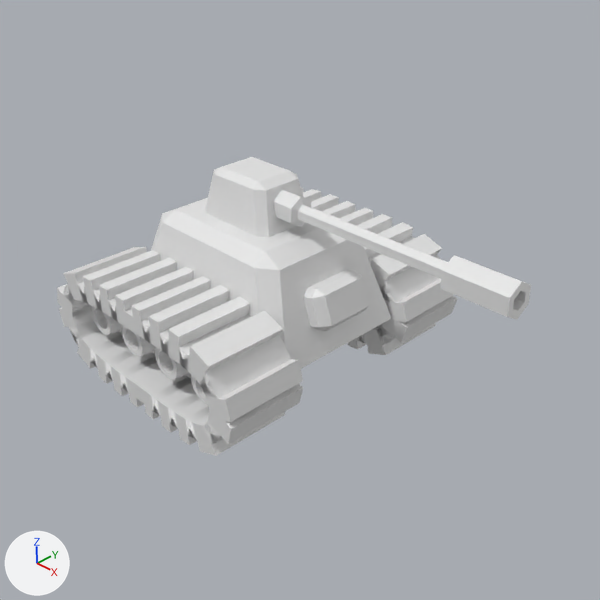
The Blender file NES/Battle City/Player/Tank Player.blend: old version first, new version second.
The view is the same before and after, from the file's camera 'Camera'. Lighting does not change. The marker at lower left points along +X, +Y and +Z.

The first picture shows 'Cube.001_Cube.006', 'Cube.002_Cube.007', 'Cube.003', 'Cube.005_Cube.009', 'Cube.006_Cube.010', 'Cube.007_Cube.001'.
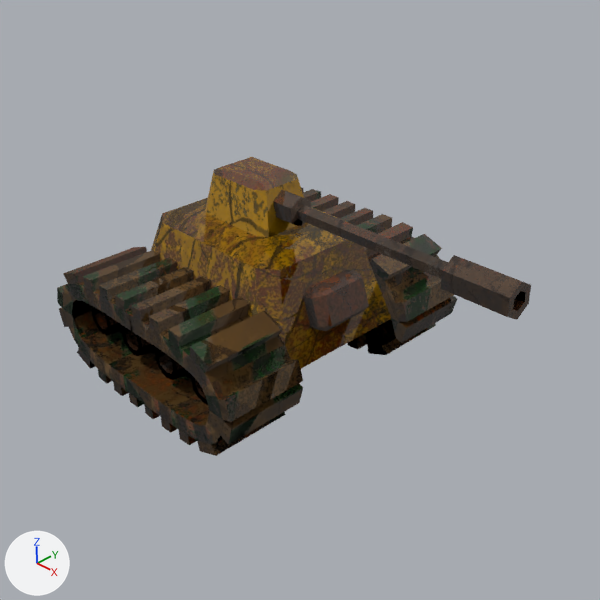
Where the change shows, as pixel boxes [x1, y1, x2, y2] in the pictures (600 x 600 px):
'Cube.002_Cube.007', recoloured
    both: [57, 188, 457, 456]
'Cube.006_Cube.010', recoloured (white to brown)
    both: [151, 198, 391, 368]
'Cube.001_Cube.006', recoloured
    both: [273, 190, 531, 320]
'Cube.007_Cube.001', recoloured (white to brown)
    both: [205, 157, 304, 237]
'Cube.003', recoloured (grey to brown)
    both: [304, 270, 369, 331]
'Cube.005_Cube.009', recoloured (grey to black)
    both: [92, 306, 208, 404]

The change, as a diff of the scene's bpy script:
```diff
--- a/NES/Battle City/Player/Tank Player.blend.py
+++ b/NES/Battle City/Player/Tank Player.blend.py
@@ img_tank_base_png @@
+img_tank_base_png = load_image('tank_base.png', 'Texturing/Final Textures/tank_base.png', 1024, 1024, 'sRGB')
@@ img_tank_rough_png @@
+img_tank_rough_png = load_image('tank_rough.png', 'Texturing/Final Textures/tank_rough.png', 1024, 1024, 'sRGB')
@@ img_tank_metal_png @@
+img_tank_metal_png = load_image('tank_metal.png', 'Texturing/Final Textures/tank_metal.png', 1024, 1024, 'sRGB')
@@ img_tank_nor_png @@
+img_tank_nor_png = load_image('tank_nor.png', 'Texturing/Final Textures/tank_nor.png', 1024, 1024, 'sRGB')
@@ mat_tank @@
+mat_tank = bpy.data.materials.new('Tank')
+# uses the picture img_tank_base_png
+# uses the picture img_tank_metal_png
+# uses the picture img_tank_nor_png
+# uses the picture img_tank_rough_png
@@ me_pouches @@
 me_pouches.from_pydata(...)  # 52 vertices, 44 faces; spans x -9.1..9.2, y -0.1..3.0, z 2.6..7.3
-me_pouches.materials.append(mat_boxbody)  # white #e7e7e7
+me_pouches.materials.append(mat_tank)
@@ me_cannon @@
 me_cannon.from_pydata(...)  # 49 vertices, 48 faces; spans x 2.4..21.4, y 5.8..8.1, z 4.1..6.1
-me_cannon.materials.append(mat_cannon)  # white #e7e7e7
+me_cannon.materials.append(mat_tank)
@@ me_tracks @@
 me_tracks.from_pydata(...)  # 608 vertices, 644 faces; spans x -10.6..9.7, y -6.3..2.3, z -6.4..15.9
-me_tracks.materials.append(mat_oruga)  # white #e7e7e7
+me_tracks.materials.append(mat_tank)
@@ me_wheels @@
 me_wheels.from_pydata(...)  # 592 vertices, 672 faces; spans x -8.6..7.4, y -4.0..0.0, z -5.6..14.6
-me_wheels.materials.append(mat_wheels_001)  # white #e7e7e7
+me_wheels.materials.append(mat_tank)
@@ me_body @@
 me_body.from_pydata(...)  # 42 vertices, 44 faces; spans x -8.4..8.4, y -2.6..5.3, z -1.1..11.0
-me_body.materials.append(mat_body)  # white #e7e7e7
+me_body.materials.append(mat_tank)
@@ me_head @@
 me_head.from_pydata(...)  # 24 vertices, 26 faces; spans x -3.47..3.52, y 4.48..8.68, z 2.45..7.46
-me_head.materials.append(mat_head)  # white #e7e7e7
+me_head.materials.append(mat_tank)
```
